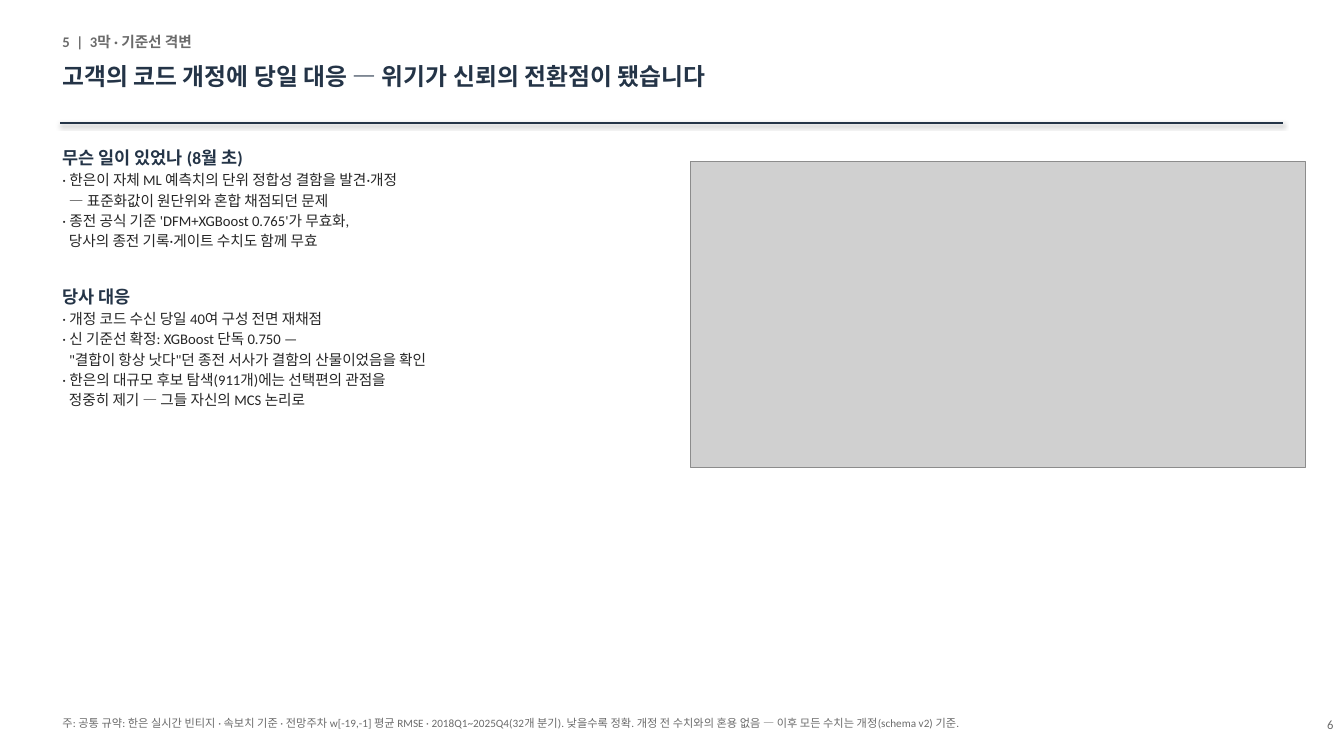
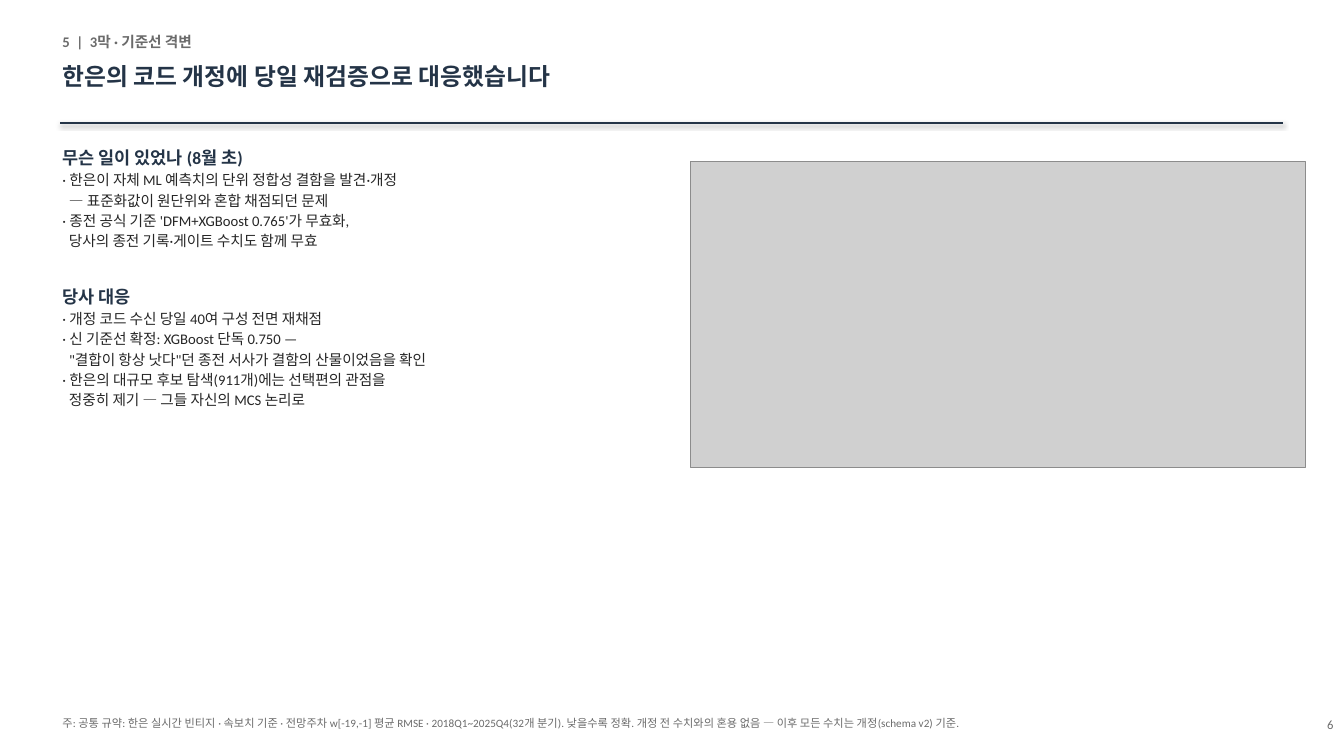
Before and after one commit to shezgone/bistro-lstm, a slide deck: slide 6 of docs/한은협업_여정보고_대표_2026-09-01.pptx. Drawn at 1344x756 pixels with LibreOffice and Linux fonts; fonts in the diff are those of the drawing; grey boxes stand for pictures. Boxes give left, top, right and bottom in pixels: in the first picture for what was removed or moved away, otherwise in the second. Text is boxed around its words. In the diff, an @@ line names an element or a change of style, - is before the commit and + after.

```diff
--- a/docs/한은협업_여정보고_대표_2026-09-01.pptx
+++ b/docs/한은협업_여정보고_대표_2026-09-01.pptx
@@ text at bbox=[62, 65, 550, 87]: text changed @@
-고객의 코드 개정에 당일 대응 — 위기가 신뢰의 전환점이 됐습니다
+한은의 코드 개정에 당일 재검증으로 대응했습니다
```
Also in this commit, not shown: 7 other slides changed, 1 other file.
